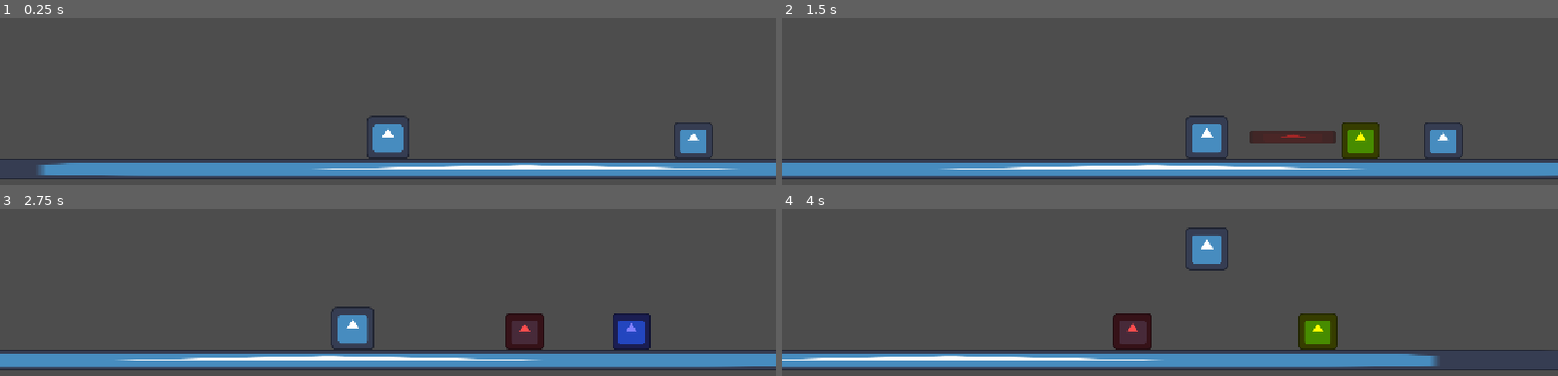
Above: before the commit, frames 1-4 (two rows, left to right).
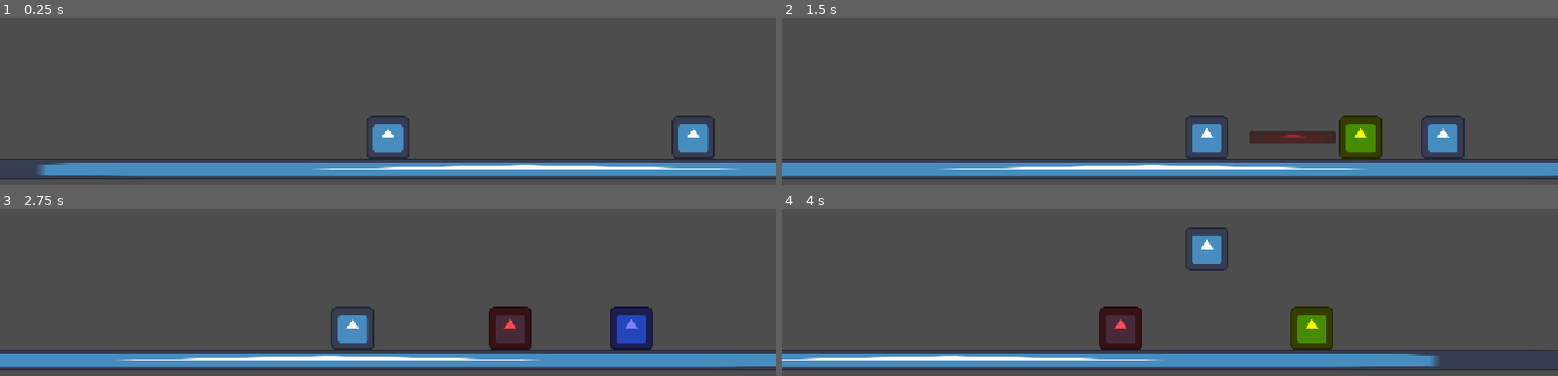
Above: after the commit, the same moments.

Repository: grigorevion/olonkhoslaher
Game: Godot game, scene res://world/levels/TestLevel.tscn
Same seed, same stepped clock (60 frames per second), same inputs: the game is played once before the commit and once after it. The engine's default icon, where the game draws it, is replaced by a stand-in: a white triangle on a blue panel in a dark square.
Inputs (mouse positions are in pixels of both pictures, inside the frame that each line leads up to):
- Up to frame 1 (0.25 s): no input
- Up to frame 2 (1.5 s): move the mouse to (outside the picture) at 0.52 s; hold D (move_right) from 0.53 s (still down); click (outside the picture) at 0.6 s; tap Space (jump) at 0.77 s; move the mouse to (outside the picture) at 1.27 s; click (outside the picture) at 1.35 s
- Up to frame 3 (2.75 s): tap Space (jump) at 1.52 s; move the mouse to (outside the picture) at 2.02 s; release D (move_right) at 2.03 s; hold A (move_left) from 2.03 s (still down); click (outside the picture) at 2.1 s
- Up to frame 4 (4 s): move the mouse to (1131, 270) at 2.77 s; release A (move_left) at 2.78 s; hold D (move_right) from 2.78 s (still down); click (1131, 270) at 2.85 s; tap Space (jump) at 3.02, 3.77 s; move the mouse to (1402, 249) at 3.52 s; click (1402, 249) at 3.6 s

The runs differ from the first frame. In frame 1, 0.5% of the frame differs, in the area x 86-93%, y 58-85%; in frame 2, 1.1%; in frame 3, 2.0%; in frame 4, 2.3%, in the area x 40-72%, y 58-85%.

Commit message:
стейт атаки

Diff:
--- /dev/null
+++ b/components/ai/states/StateAttack.tscn
@@ -0,0 +1,6 @@
+[gd_scene format=3 uid="uid://pc7dpd3mcjuy"]
+
+[ext_resource type="Script" uid="uid://bx62ted51ta1r" path="res://components/ai/states/state_attack.gd" id="1_djai8"]
+
+[node name="StateAttack" type="Node" unique_id=246783993]
+script = ExtResource("1_djai8")
--- /dev/null
+++ b/components/ai/states/state_attack.gd
@@ -0,0 +1,34 @@
+extends "res://components/ai/base/state.gd"
+
+var attack_timer = 0.0
+var has_attacked = false
+
+func enter() -> void:
+	var enemy = state_machine.parent
+	attack_timer = 0.5 # Время на замах и удар
+	has_attacked = false
+	enemy.velocity.x = 0 # Останавливаемся для удара
+
+	# Поворачиваемся к игроку
+	if enemy.player_ref.global_position.x > enemy.global_position.x:
+		enemy.get_node("Sprite2D").flip_h = false
+		enemy.direction = 1
+	else:
+		enemy.get_node("Sprite2D").flip_h = true
+		enemy.direction = -1
+
+	# Меняем цвет на темно-красный (ярость)
+	enemy.get_node("Sprite2D").modulate = Color(0.8, 0.1, 0.1)
+
+func physics_update(delta: float) -> void:
+	var enemy = state_machine.parent
+	attack_timer -= delta
+
+	# Наносим удар в середине анимации
+	if attack_timer <= 0.25 and not has_attacked:
+		has_attacked = true
+		if enemy.has_node("HitboxComponent"):
+			enemy.get_node("HitboxComponent").activate(0.1) # Включаем хитбокс на 0.1 сек
+
+	if attack_timer <= 0.0:
+		state_machine.transition_to("chase") # После удара снова бежим
--- a/components/ai/states/state_chase.gd
+++ b/components/ai/states/state_chase.gd
@@ -4,7 +4,7 @@
 var is_turning = false
 
 func enter() -> void:
-	state_machine.parent.get_node("Sprite2D").modulate = Color(1, 0.3, 0.3)
+	state_machine.parent.get_node("Sprite2D").modulate = Color(1, 0.3, 0.3) # Красный
 	turn_timer = 0.0
 	is_turning = false
 	state_machine.parent.direction = 1 if state_machine.parent.player_ref.global_position.x > state_machine.parent.global_position.x else -1
@@ -14,7 +14,13 @@
 	var target_x = enemy.player_ref.global_position.x
 	var target_dir = 1 if target_x > enemy.global_position.x else -1
 
-	if enemy.global_position.distance_to(enemy.player_ref.global_position) > enemy.detection_radius * 1.5:
+	# ГЛАВНАЯ ПРОВЕРКА: Если враг близко — АТАКУЕМ!
+	if enemy.global_position.distance_to(enemy.player_ref.global_position) < 100.0:
+		state_machine.transition_to("attack")
+		return
+
+	# Если игрок убежал слишком далеко, возвращаемся
+	if enemy.global_position.distance_to(enemy.player_ref.global_position) < enemy.attack_range:
 		state_machine.transition_to("alert")
 		return
 
--- /dev/null
+++ b/components/combat/HitboxComponent.tscn
@@ -0,0 +1,16 @@
+[gd_scene format=3 uid="uid://d3d5ytfwge3ev"]
+
+[ext_resource type="Script" uid="uid://mys154mcjocb" path="res://components/combat/hitbox_component.gd" id="1_dvra1"]
+
+[sub_resource type="RectangleShape2D" id="RectangleShape2D_bbxxh"]
+size = Vector2(40, 40)
+
+[node name="HitboxComponent" type="Node2D" unique_id=1685417505]
+script = ExtResource("1_dvra1")
+
+[node name="Area2D" type="Area2D" parent="." unique_id=945271469]
+collision_layer = 0
+collision_mask = 2
+
+[node name="CollisionShape2D" type="CollisionShape2D" parent="Area2D" unique_id=895424320]
+shape = SubResource("RectangleShape2D_bbxxh")
--- /dev/null
+++ b/components/combat/hitbox_component.gd
@@ -0,0 +1,25 @@
+extends Node
+class_name HitboxComponent
+
+signal hit_target(target)
+@export var damage: int = 1
+
+func _ready():
+	# При старте зона удара выключена
+	if has_node("Area2D"):
+		$Area2D.body_entered.connect(_on_body_entered)
+		$Area2D.monitoring = false
+
+func activate(duration: float = 0.2):
+	print("ХИТБОКС АКТИВИРОВАН!") # <--- ОТЛАДКА
+	if has_node("Area2D"):
+		var area = $Area2D
+		area.monitoring = true
+		await get_tree().create_timer(duration).timeout
+		area.monitoring = false
+
+func _on_body_entered(body: Node2D):
+	if body.has_method("take_damage"):
+		body.take_damage(damage)
+		hit_target.emit(body)
+		print("ПОПАЛ В ", body.name) # <--- ОТЛАДКА
--- a/entities/enemy/MeleeEnemy.tscn
+++ b/entities/enemy/MeleeEnemy.tscn
@@ -1,6 +1,7 @@
 [gd_scene format=3 uid="uid://r03mmtoe1o1m"]
 
 [ext_resource type="Script" uid="uid://ccse7hkd5uoyi" path="res://entities/enemy/base_enemy.gd" id="1_e7xor"]
+[ext_resource type="Resource" uid="uid://b02khksfg6ksv" path="res://entities/enemy/data/basic_abasy.tres" id="2_maky4"]
 [ext_resource type="Texture2D" uid="uid://cu7dvl7b0nbvo" path="res://assets/sprites/icon.svg" id="2_ul1q5"]
 [ext_resource type="Script" uid="uid://b7qv5ien8sl4j" path="res://components/health_component.gd" id="3_cn5l5"]
 [ext_resource type="PackedScene" uid="uid://cf66w8m7ckc4u" path="res://components/ai/states/StatePatrol.tscn" id="4_10nk3"]
@@ -8,33 +9,26 @@
 [ext_resource type="PackedScene" uid="uid://bnkhol1p68ysr" path="res://components/ai/states/StateReturn.tscn" id="5_maky4"]
 [ext_resource type="PackedScene" uid="uid://34eavyveok6h" path="res://components/ai/states/StateAlert.tscn" id="6_l5gw1"]
 [ext_resource type="PackedScene" uid="uid://6272hoqv6bkv" path="res://components/ai/states/StateChase.tscn" id="7_2nhrp"]
+[ext_resource type="PackedScene" uid="uid://pc7dpd3mcjuy" path="res://components/ai/states/StateAttack.tscn" id="10_2nhrp"]
+[ext_resource type="PackedScene" uid="uid://d3d5ytfwge3ev" path="res://components/combat/HitboxComponent.tscn" id="10_l5gw1"]
 
 [sub_resource type="RectangleShape2D" id="RectangleShape2D_oatem"]
-size = Vector2(114, 110)
-
-[sub_resource type="RectangleShape2D" id="RectangleShape2D_vlrxu"]
 size = Vector2(114, 110)
 
 [node name="MeleeEnemy" type="CharacterBody2D" unique_id=1475197485]
 disable_mode = 1
 collision_layer = 4
 script = ExtResource("1_e7xor")
-knockback_power = 600.0
+data = ExtResource("2_maky4")
 
 [node name="Sprite2D" type="Sprite2D" parent="." unique_id=1184465285]
 position = Vector2(0, -5.9604645e-08)
 scale = Vector2(0.890625, 0.859375)
 texture = ExtResource("2_ul1q5")
+offset = Vector2(0, -9)
 
 [node name="CollisionShape2D" type="CollisionShape2D" parent="." unique_id=484056632]
 shape = SubResource("RectangleShape2D_oatem")
-
-[node name="DamageArea" type="Area2D" parent="." unique_id=76391676]
-collision_layer = 0
-collision_mask = 2
-
-[node name="CollisionShape2D" type="CollisionShape2D" parent="DamageArea" unique_id=909173523]
-shape = SubResource("RectangleShape2D_vlrxu")
 
 [node name="HealthComponent" type="Node" parent="." unique_id=1658760062]
 script = ExtResource("3_cn5l5")
@@ -51,4 +45,7 @@
 
 [node name="StateChase" parent="StateMachine" unique_id=1619303213 instance=ExtResource("7_2nhrp")]
 
-[connection signal="body_entered" from="DamageArea" to="." method="_on_damage_area_body_entered"]
+[node name="StateAttack" parent="StateMachine" unique_id=246783993 instance=ExtResource("10_2nhrp")]
+
+[node name="HitboxComponent" parent="." unique_id=1685417505 instance=ExtResource("10_l5gw1")]
+position = Vector2(-121, -3)
--- a/entities/enemy/base_enemy.gd
+++ b/entities/enemy/base_enemy.gd
@@ -1,14 +1,24 @@
 extends CharacterBody2D
 class_name BaseEnemy
 
-# --- НАСТРОЙКИ ---
-@export var speed = 150.0
-@export var chase_speed = 250.0
-@export var detection_radius = 500.0
-@export var gravity = 4000.0
-@export var knockback_power = 500.0
+# --- ДАННЫЕ ---
+@export var data: EnemyData
 
-# --- ПЕРЕМЕННЫЕ ---
+# --- ПЕРЕМЕННЫЕ (Через геттеры) ---
+var speed: float:
+	get: return data.speed if data else 150.0
+var chase_speed: float:
+	get: return data.chase_speed if data else 250.0
+var detection_radius: float:
+	get: return data.detection_radius if data else 500.0
+var knockback_power: float:
+	get: return data.knockback_power if data else 500.0
+var attack_range: float:
+	get: return data.attack_range if data else 100.0
+
+var gravity = 4000.0
+
+# --- ЛОГИКА ---
 var direction = 1
 var knockback_timer = 0.0
 var player_ref = null
@@ -16,14 +26,24 @@
 var state_machine = null
 
 func _ready():
+	# Если есть данные, применяем здоровье и картинку
+	if data:
+		if has_node("HealthComponent"):
+			$HealthComponent.max_hp = data.max_hp
+			$HealthComponent.current_hp = data.max_hp
+
+		if has_node("Sprite2D"):
+			if data.sprite_texture:
+				$Sprite2D.texture = data.sprite_texture
+			$Sprite2D.scale = data.sprite_scale
+
+	# Остальная инициализация
 	start_position = global_position
 	player_ref = get_tree().get_first_node_in_group("player")
 
-	# Подключаем здоровье
 	if has_node("HealthComponent"):
 		$HealthComponent.died.connect(_on_died)
 
-	# Находим машину состояний и настраиваем её
 	state_machine = $StateMachine
 	if state_machine:
 		state_machine.parent = self
@@ -31,20 +51,17 @@
 		state_machine.add_state("alert", $StateMachine/StateAlert)
 		state_machine.add_state("chase", $StateMachine/StateChase)
 		state_machine.add_state("return", $StateMachine/StateReturn)
+		state_machine.add_state("attack", $StateMachine/StateAttack) # <--- НОВОЕ СОСТОЯНИЕ
 		state_machine.transition_to("patrol")
 
 func _physics_process(delta: float) -> void:
-	# Только гравитация
 	if not is_on_floor():
 		velocity.y += gravity * delta
 
-	# Откидывание (если получили урон)
 	if knockback_timer > 0.0:
 		knockback_timer -= delta
-		# Плавно тормозим по горизонтали
 		velocity.x = move_toward(velocity.x, 0, 3000 * delta)
 	else:
-		# Вся логика ИИ теперь внутри StateMachine!
 		pass
 
 	move_and_slide()
@@ -54,16 +71,15 @@
 		$HealthComponent.take_damage(damage_amount)
 		print("Враг получил урон! Осталось HP: ", $HealthComponent.current_hp)
 
-	velocity.x = 0 # Сбрасываем скорость
-
+	velocity.x = 0
 	if player_ref:
 		if global_position.x > player_ref.global_position.x:
 			velocity.x = knockback_power
 		else:
 			velocity.x = -knockback_power
 
-	velocity.y = -250.0 # Подбрасываем вверх
-	knockback_timer = 0.4
+	velocity.y = -300.0
+	knockback_timer = 0.3
 
 func _on_died():
 	call_deferred("queue_free")
--- /dev/null
+++ b/entities/enemy/data/basic_abasy.tres
@@ -0,0 +1,9 @@
+[gd_resource type="Resource" script_class="EnemyData" format=3 uid="uid://b02khksfg6ksv"]
+
+[ext_resource type="Script" uid="uid://cypuge4lwwmer" path="res://entities/enemy/data/enemy_data.gd" id="1_8sypu"]
+[ext_resource type="Texture2D" uid="uid://cu7dvl7b0nbvo" path="res://assets/sprites/icon.svg" id="2_hq74d"]
+
+[resource]
+script = ExtResource("1_8sypu")
+sprite_texture = ExtResource("2_hq74d")
+metadata/_custom_type_script = "uid://cypuge4lwwmer"
--- /dev/null
+++ b/entities/enemy/data/enemy_data.gd
@@ -0,0 +1,17 @@
+extends Resource
+class_name EnemyData
+
+@export_group("Stats")
+@export var max_hp: int = 3
+@export var speed: float = 150.0
+@export var chase_speed: float = 250.0
+@export var knockback_power: float = 500.0
+
+@export_group("AI")
+@export var detection_radius: float = 500.0
+@export var memory_time: float = 2.0
+@export var attack_range: float = 120.0
+
+@export_group("Visuals")
+@export var sprite_texture: Texture2D
+@export var sprite_scale: Vector2 = Vector2(1, 1)
Not shown, added: components/ai/states/state_attack.gd.uid
Not shown, added: components/combat/hitbox_component.gd.uid
Not shown, added: entities/enemy/data/enemy_data.gd.uid
